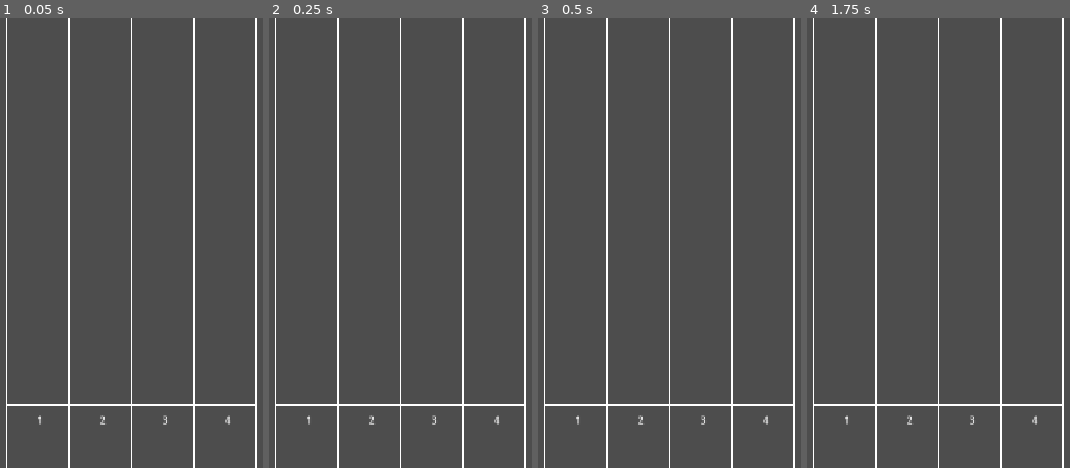
Above: before the commit, frames 1-4 (left to right).
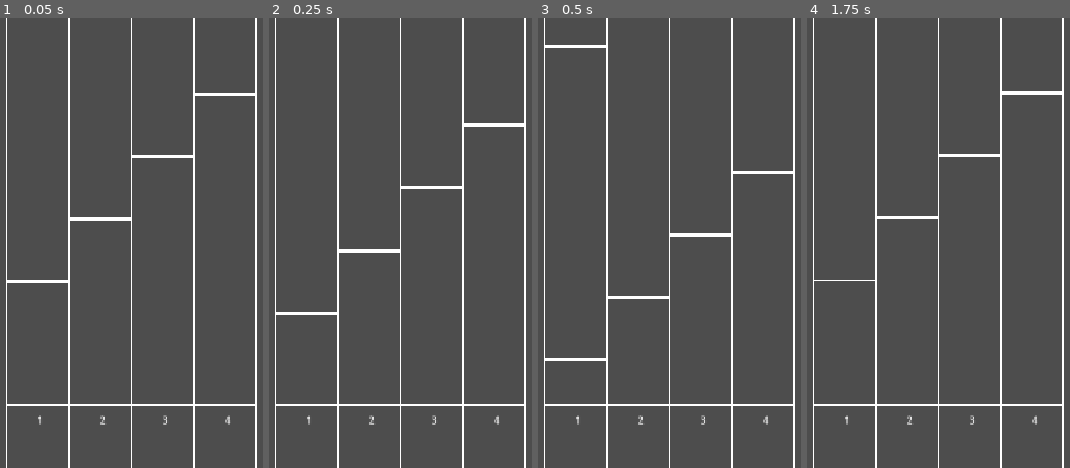
Above: after the commit, the same moments.

Repository: jollyroger182/rhythm-tutorial-godot
Game: Godot game, scene res://main.tscn
The game is run twice, just before and just after one commit, with the same random seed, the same clock (stepped at 60 frames per second) and the same inputs. Sound files missing from this copy of the repository are replaced by a short silence.
Inputs:
- Up to frame 1 (0.05 s): no input
- Up to frame 2 (0.25 s): no input
- Up to frame 3 (0.5 s): no input
- Up to frame 4 (1.75 s): tap Enter at 0.5 s; hold Right 0.53-1.28 s; tap Alt at 0.6 s; tap Space at 1.25 s; hold Down from 1.28 s (still down); tap Shift at 1.35 s

The runs differ from the first frame. In frame 1, 0.7% of the frame differs, in the area x 2-97%, y 16-59%; in frame 2, 0.7%; in frame 3, 0.8%, in the area x 2-97%, y 6-77%; in frame 4, 0.6%.

Commit message:
add defining and drawing notes

Diff:
--- a/main.gd
+++ b/main.gd
@@ -1,4 +1,11 @@
 extends Node2D
+
+var notes = [
+	[2, 7],
+	[3, 8],
+	[4, 9],
+	[5, 10]
+]
 
 
 # Called when the node enters the scene tree for the first time.
@@ -8,7 +15,8 @@
 
 # Called every frame. 'delta' is the elapsed time since the previous frame.
 func _process(delta: float) -> void:
-	pass
+	queue_redraw()
+
 
 func _draw() -> void:
 	for i in 5:
@@ -22,3 +30,10 @@
 	var judge_start = Vector2(200, 620)
 	var judge_end = Vector2(100 * 4 + 200, 620)
 	draw_line(judge_start, judge_end, Color.WHITE)
+
+	for i in 4:
+		for note in notes[i]:
+			var y = 620 + 100 * ($Conductor.beat - note)
+			var start = Vector2(100 * i + 200, y)
+			var end = Vector2(100 * (i+1) + 200, y)
+			draw_line(start, end, Color.WHITE, 5)
--- a/main.tscn
+++ b/main.tscn
@@ -2,11 +2,13 @@
 
 [ext_resource type="Script" uid="uid://bvbe2bw3xx65m" path="res://main.gd" id="1_0xm2m"]
 [ext_resource type="Script" uid="uid://cdkyf61k3brpo" path="res://conductor.gd" id="1_ig7tw"]
+[ext_resource type="AudioStream" uid="uid://bahtsi5eukfxi" path="res://16-Bit Beat Em All _Clement Panchout.wav" id="2_h2yge"]
 
 [node name="Node2D" type="Node2D" unique_id=760477272]
 script = ExtResource("1_0xm2m")
 
 [node name="Conductor" type="AudioStreamPlayer" parent="." unique_id=753208351]
+stream = ExtResource("2_h2yge")
 autoplay = true
 script = ExtResource("1_ig7tw")
 bpm = 162
Binary file added: screenshots/18.webp
Not shown, changed: README.md
